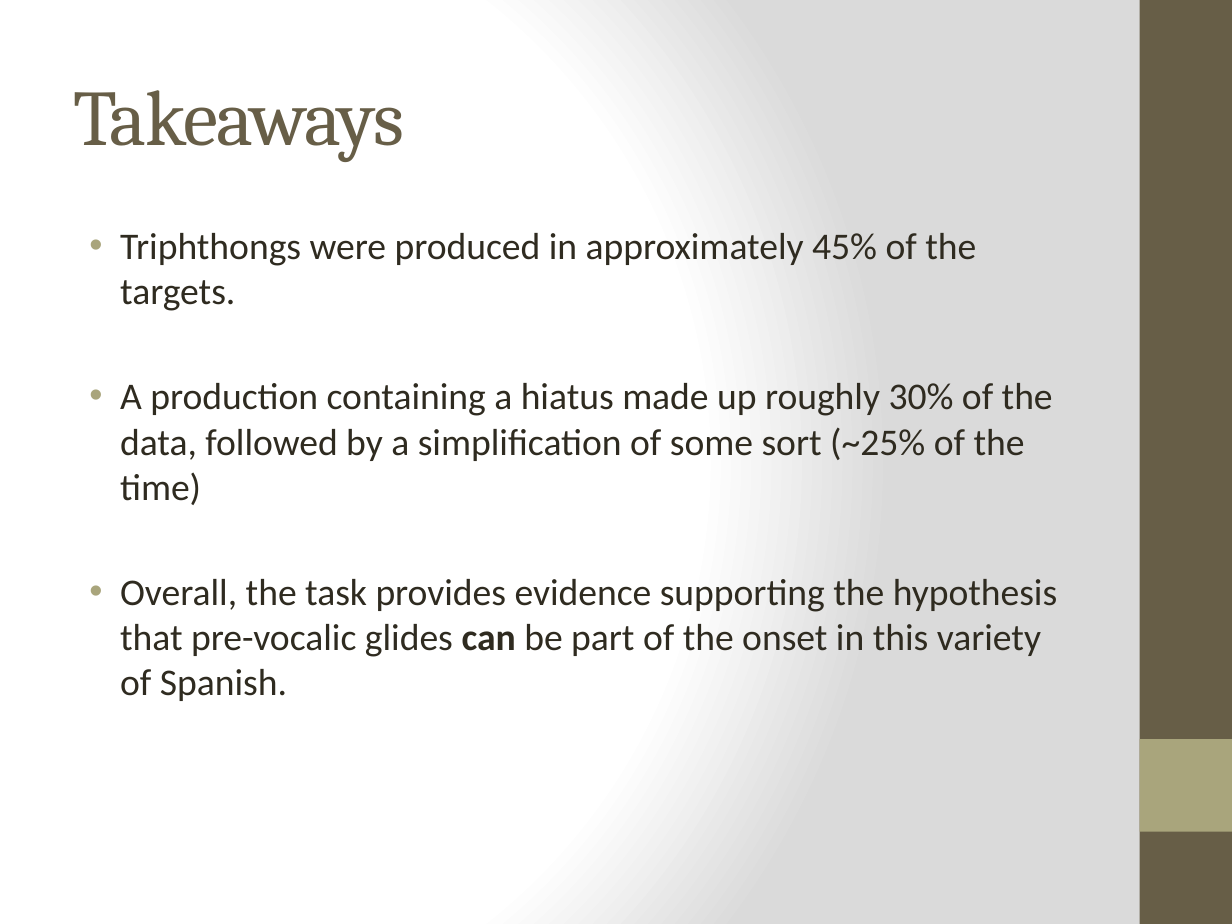
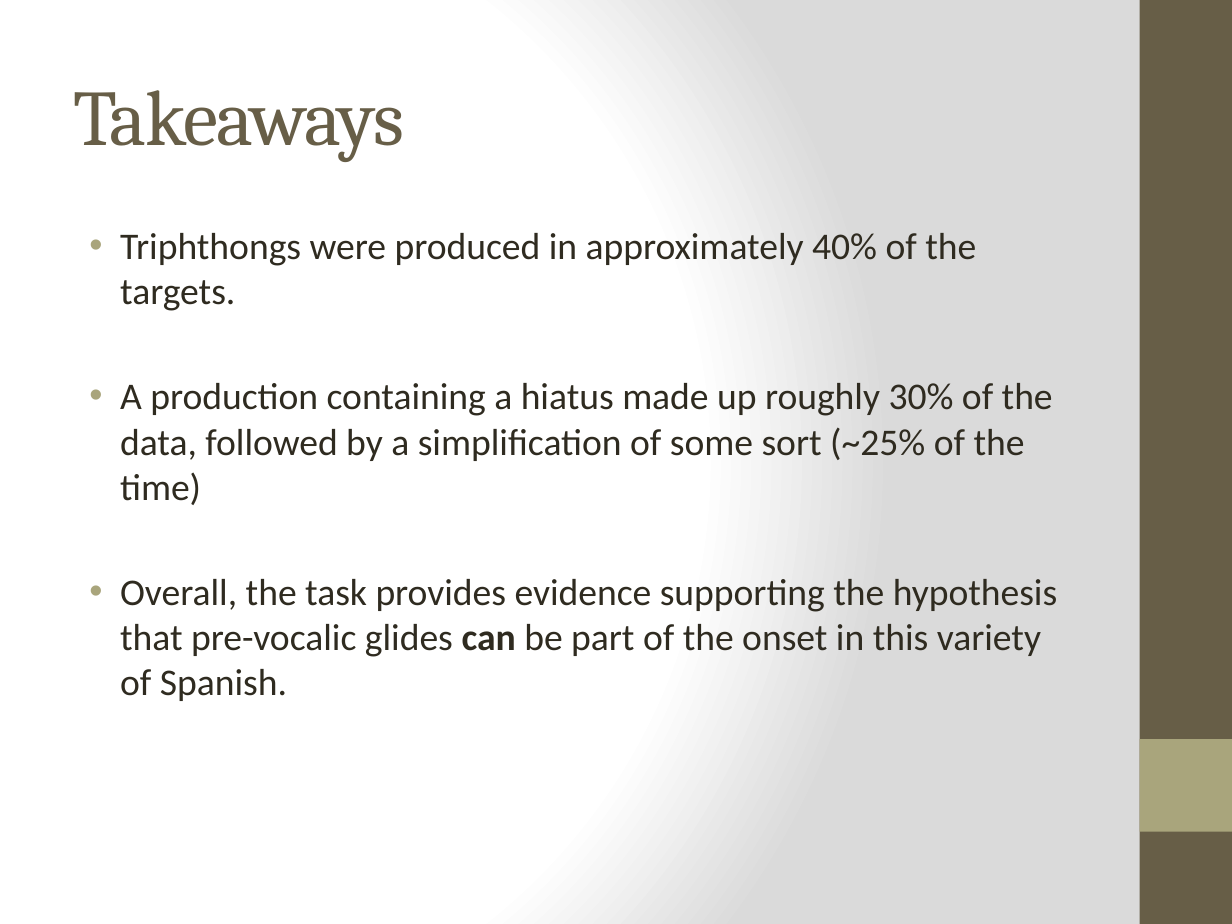
Before and after one commit to jvcasillas/glide_affiliation, a slide deck: slide 15 of Colina, Casillas & Díaz HLS 2018.pptx. Drawn at 1232x924 pixels with LibreOffice and Linux fonts; fonts in the diff are those of the drawing. Boxes give left, top, right and bottom in pixels: in the first picture for what was removed or moved away, otherwise in the second. Text is boxed around its words. In the diff, an @@ line names an element or a change of style, - is before the commit and + after.

```diff
--- a/Colina, Casillas & Díaz HLS 2018.pptx
+++ b/Colina, Casillas & Díaz HLS 2018.pptx
@@ text at bbox=[120, 233, 976, 311]: text changed @@
-• Triphthongs were produced in approximately 45% of the targets.
+• Triphthongs were produced in approximately 40% of the targets.
```
Also in this commit, not shown: 2 other slides changed, 5 other files.
